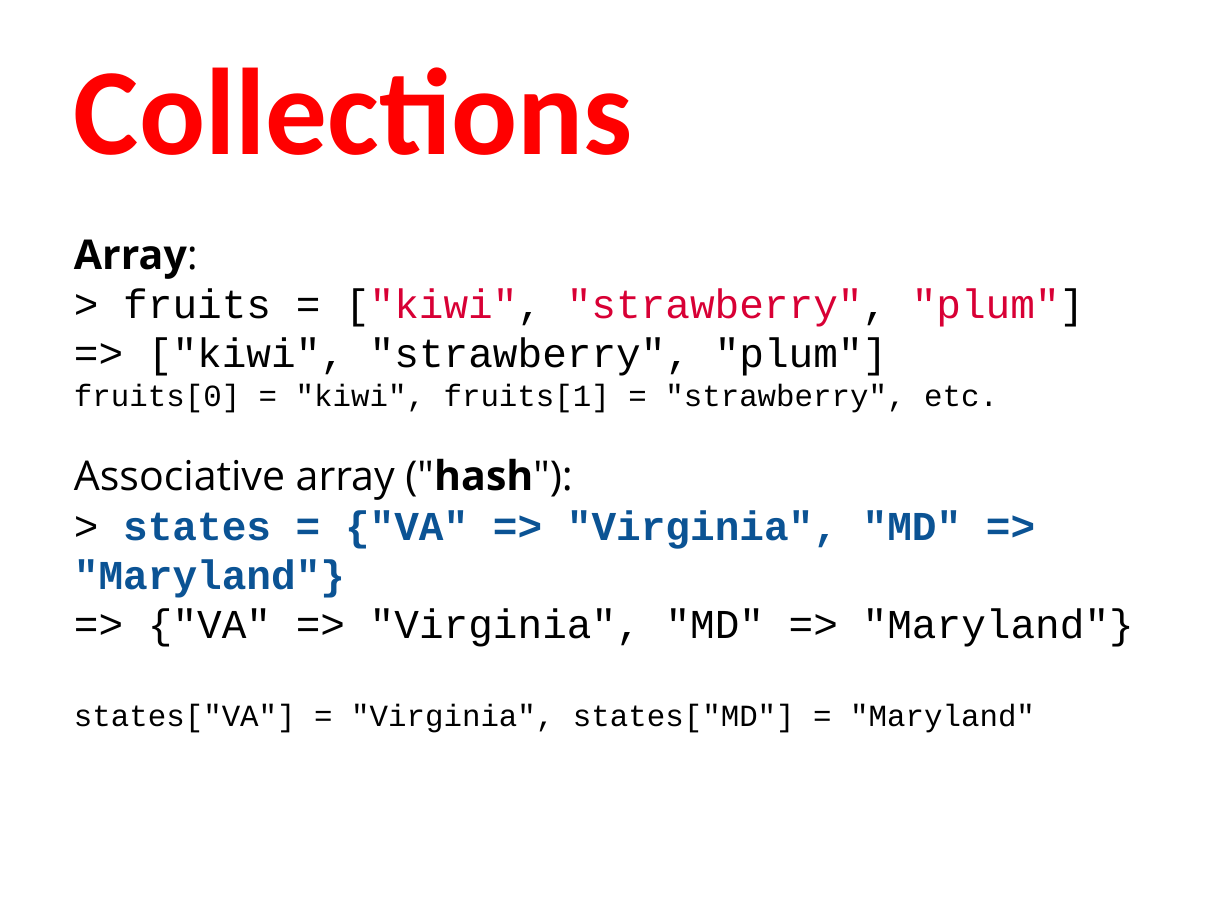
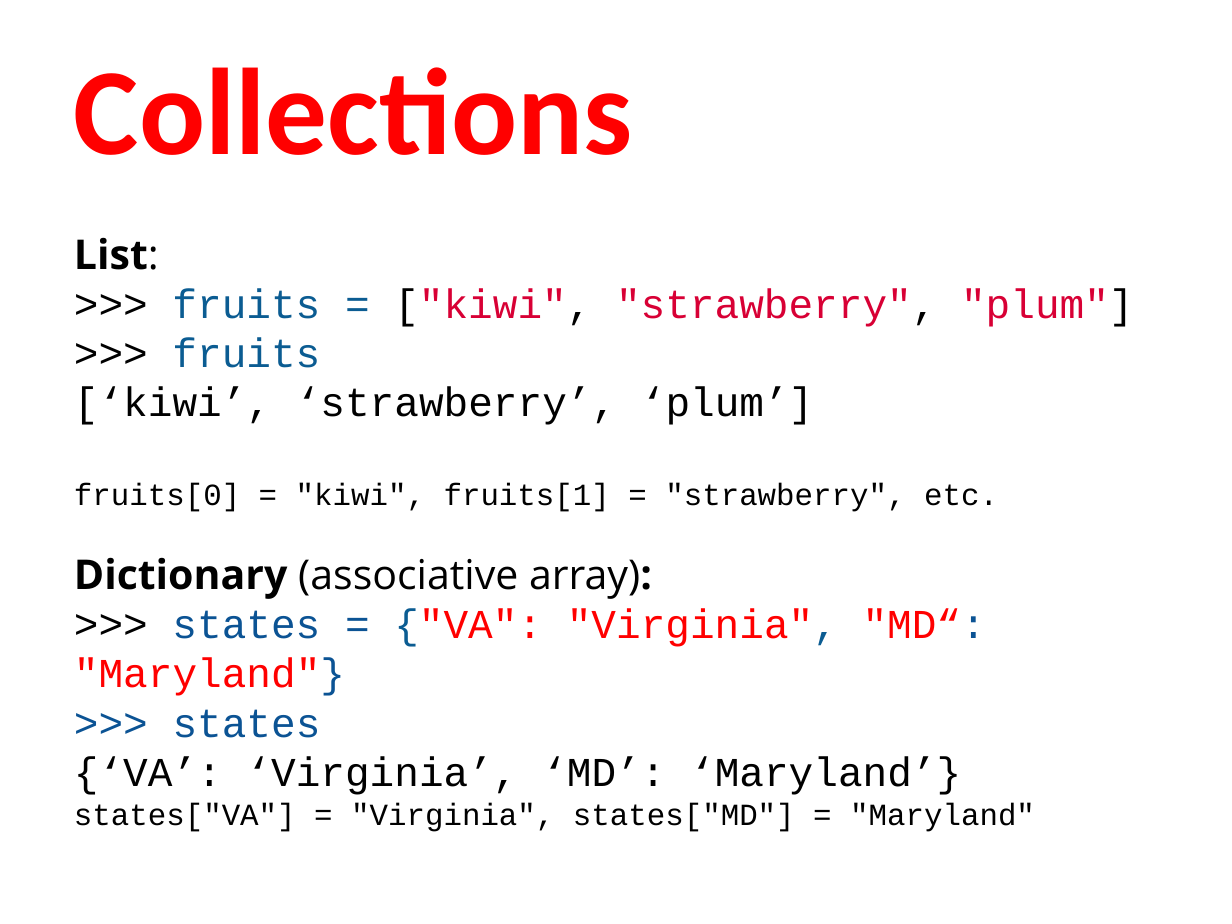
Before and after one commit to humanitiesprogramming/slides, a slide deck: slide 3 of 2017/python/B Done - ish/Python - Programming Concepts II.pptx. Drawn at 1232x924 pixels with LibreOffice and Linux fonts; fonts in the diff are those of the drawing. Boxes give left, top, right and bottom in pixels: in the first picture for what was removed or moved away, otherwise in the second. Text is boxed around its words. In the diff, an @@ line names an element or a change of style, - is before the commit and + after.

```diff
--- a/2017/python/B Done - ish/Python - Programming Concepts II.pptx
+++ b/2017/python/B Done - ish/Python - Programming Concepts II.pptx
@@ text at (x1=74, y1=237, x2=1133, y2=425): text changed @@
-Array:
-> fruits = ["kiwi", "strawberry", "plum"]
-=> ["kiwi", "strawberry", "plum"]
+List:
+>>> fruits = ["kiwi", "strawberry", "plum"]
+>>> fruits
+[‘kiwi’, ‘strawberry’, ‘plum’]
@@ text at (x1=74, y1=557, x2=986, y2=795): text changed @@
-Associative array ("hash"):
-> states = {"VA" => "Virginia", "MD" => "Maryland"}
-=> {"VA" => "Virginia", "MD" => "Maryland"}
+Dictionary (associative array):
+>>> states = {"VA": "Virginia", "MD“: "Maryland"}
+>>> states
+{‘VA’: ‘Virginia’, ‘MD’: ‘Maryland’}
```
Also in this commit, not shown: 17 other slides changed, 2 slides removed.
